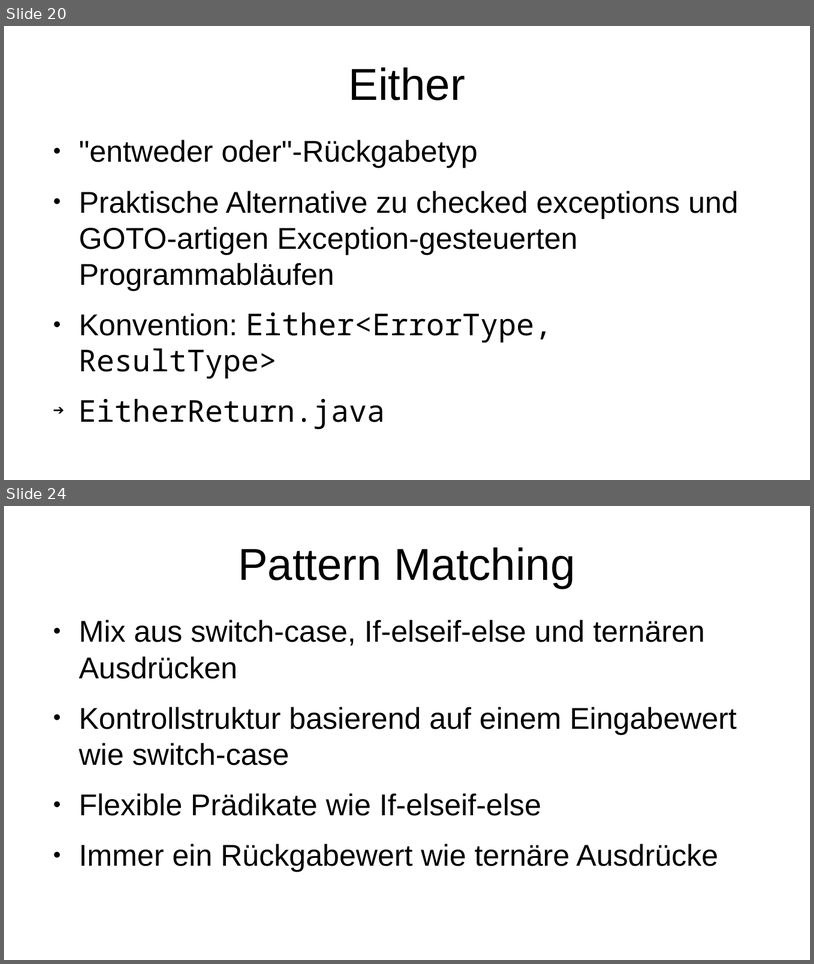
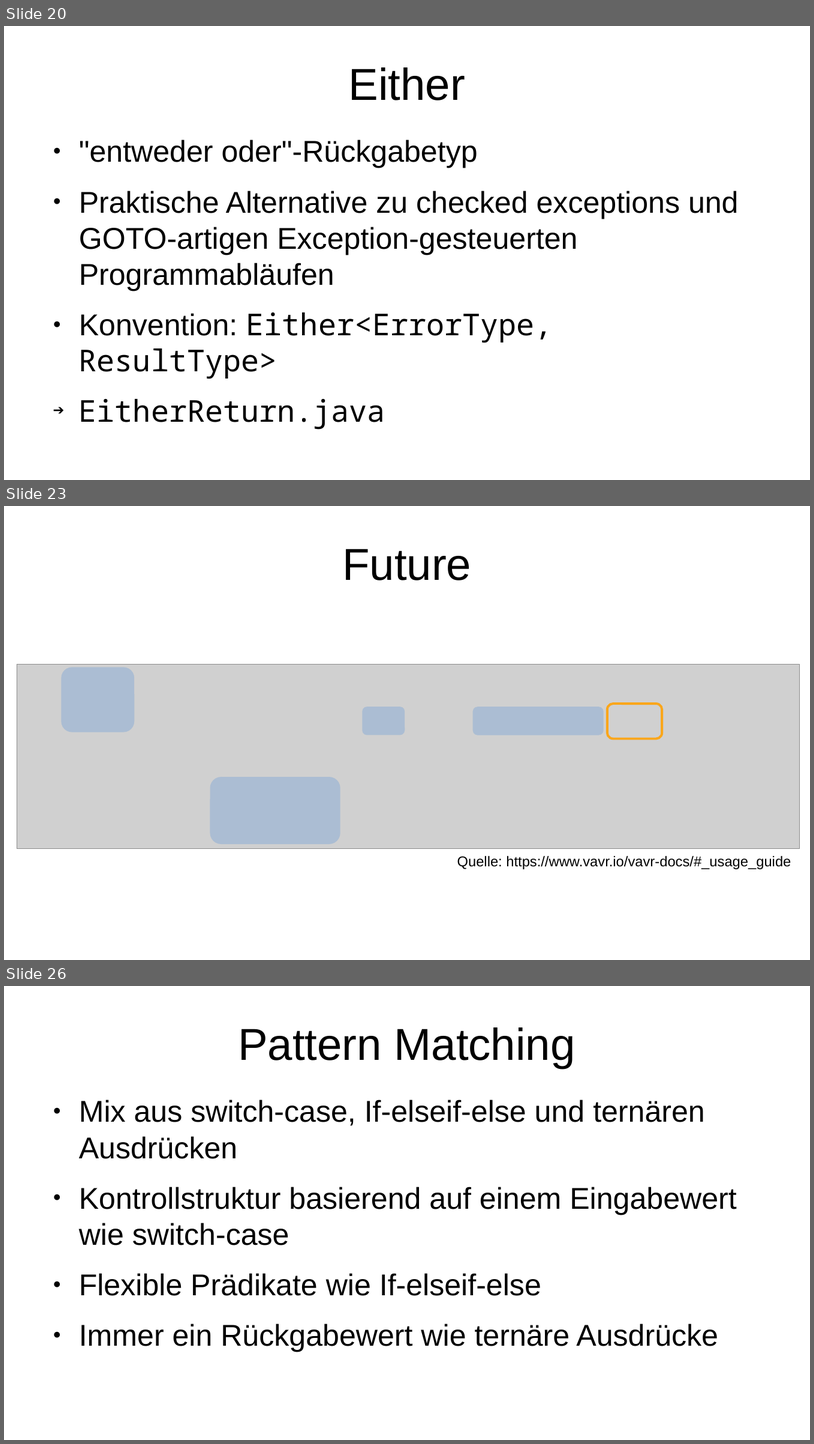
Before and after one commit to p3et/vavr-demo, a slide deck: coffee talk.odp. Shown one above the other, each under a label of ours: slides 20 and 24 before the commit, slides 20, 23 and 26 after it; the slides between them are not shown. The pictures are 814x964 and 814x1444 pixels, drawn with LibreOffice and Linux fonts; fonts in the diff are those of the drawing; grey boxes stand for pictures. Boxes give left, top, right and bottom in pixels: in the first picture for what was removed or moved away, otherwise in the second. Text is boxed around its words. In the diff, an @@ line names an element or a change of style, - is before the commit and + after.

Commit message:
future

```diff
--- a/coffee talk.odp
+++ b/coffee talk.odp
@@ slide 23 added at [4,506,810,960], background #FFFFFF @@
@@ title added at [342,549,471,580], 44 pt, text #000000 @@
+Future
@@ picture added at [17,664,800,849] @@
@@ rounded rectangle added at [61,667,134,732], fill #7DA7D8 at 44% opacity @@
@@ rounded rectangle added at [608,703,663,739], outline #FAA61A 2.3 pt @@
@@ rounded rectangle added at [363,706,405,735], fill #7DA7D8 at 44% opacity @@
@@ rounded rectangle added at [473,706,604,735], fill #7DA7D8 at 44% opacity @@
@@ rounded rectangle added at [210,777,341,844], fill #7DA7D8 at 44% opacity @@
@@ text added at [458,855,791,869], 14 pt, text #000000 @@
+Quelle: https://www.vavr.io/vavr-docs/#_usage_guide
@@ what was slide 24 is now slide 26 @@
```
Also in this commit, not shown: 4 slides changed, 2 other slides added, 1 slide removed, 1 other file.
